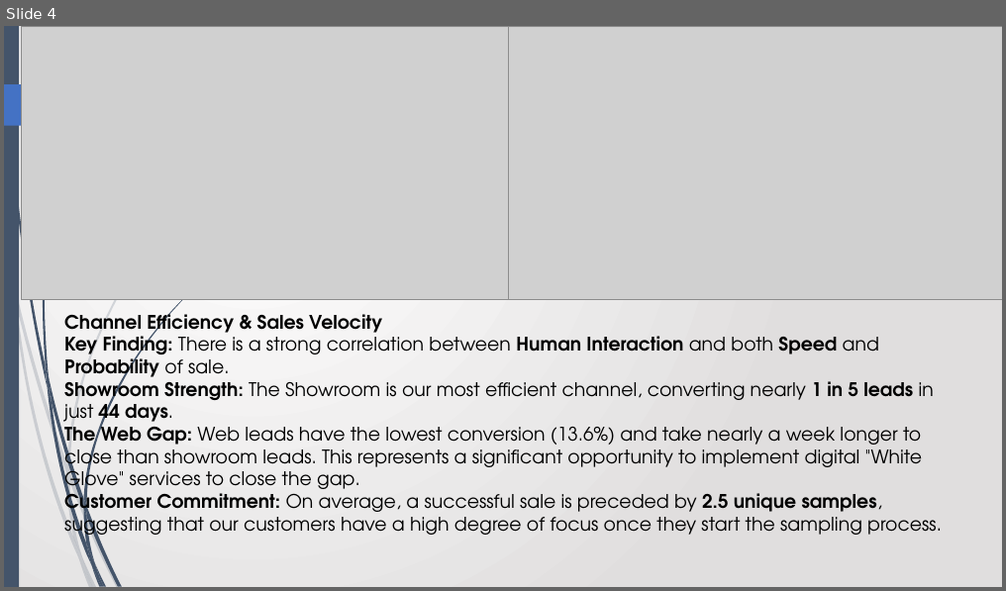
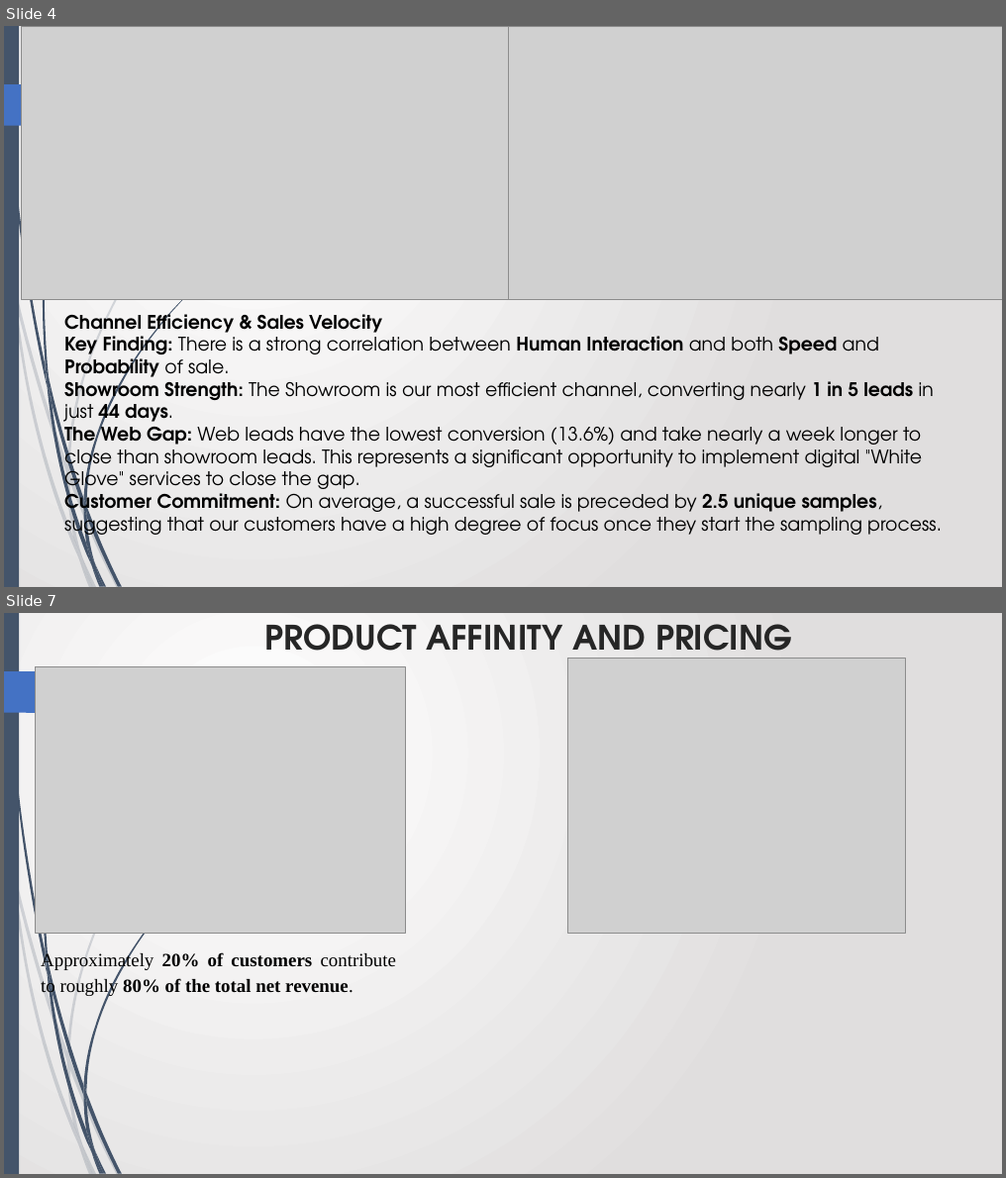
Before and after one commit to Avinash-patnaik/schumacher-customer-segmentation, a slide deck: luxeintelligence.pptx. Shown one above the other, each under a label of ours: slide 4 before the commit, slides 4 and 7 after it; the slides between them are not shown. The pictures are 1006x591 and 1006x1178 pixels, drawn with LibreOffice and Linux fonts; fonts in the diff are those of the drawing; grey boxes stand for pictures. Boxes give left, top, right and bottom in pixels: in the first picture for what was removed or moved away, otherwise in the second. Text is boxed around its words. In the diff, an @@ line names an element or a change of style, - is before the commit and + after.

```diff
--- a/luxeintelligence.pptx
+++ b/luxeintelligence.pptx
@@ slide 7 added at (x1=4, y1=613, x2=1002, y2=1174), background gradient #FFFFFF to #E1DFDF; not listed: 24 template elements that a slide beside it also shows @@
@@ title added at (x1=264, y1=624, x2=792, y2=659), 32.4 pt, text #262626, bold @@
+PRODUCT AFFINITY AND PRICING
@@ picture added at (x1=35, y1=666, x2=405, y2=934) @@
@@ picture added at (x1=567, y1=658, x2=905, y2=933) @@
@@ text added at (x1=41, y1=953, x2=397, y2=997), 18 pt, text #000000, bold @@
+Approximately 20% of customers contribute to roughly 80% of the total net revenue.
```
Also in this commit, not shown: 1 slide changed, 2 other slides added, 1 slide removed, 4 other files.
